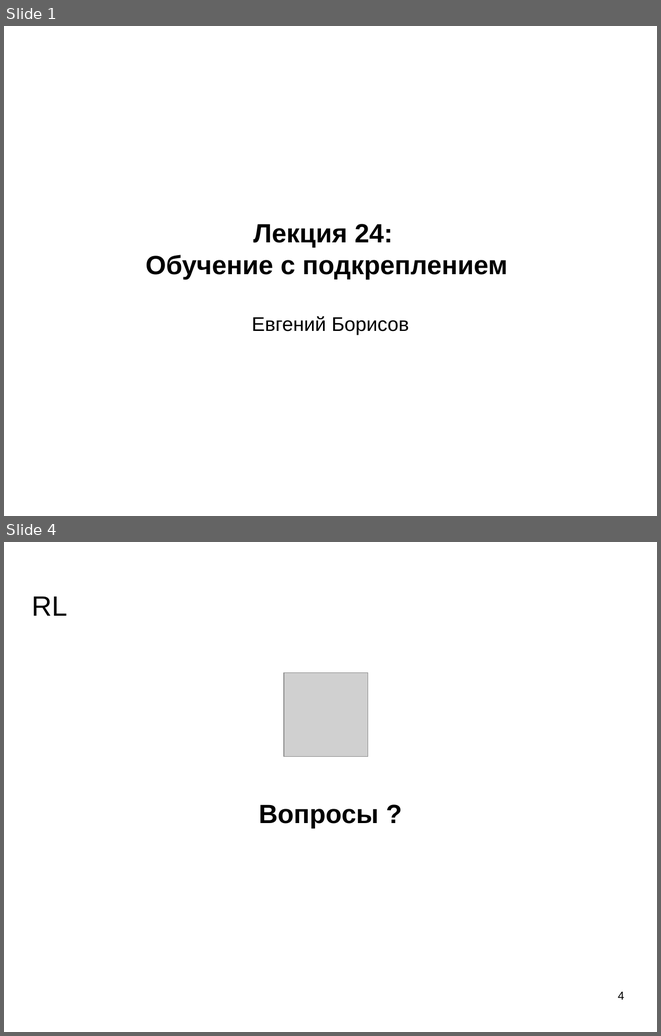
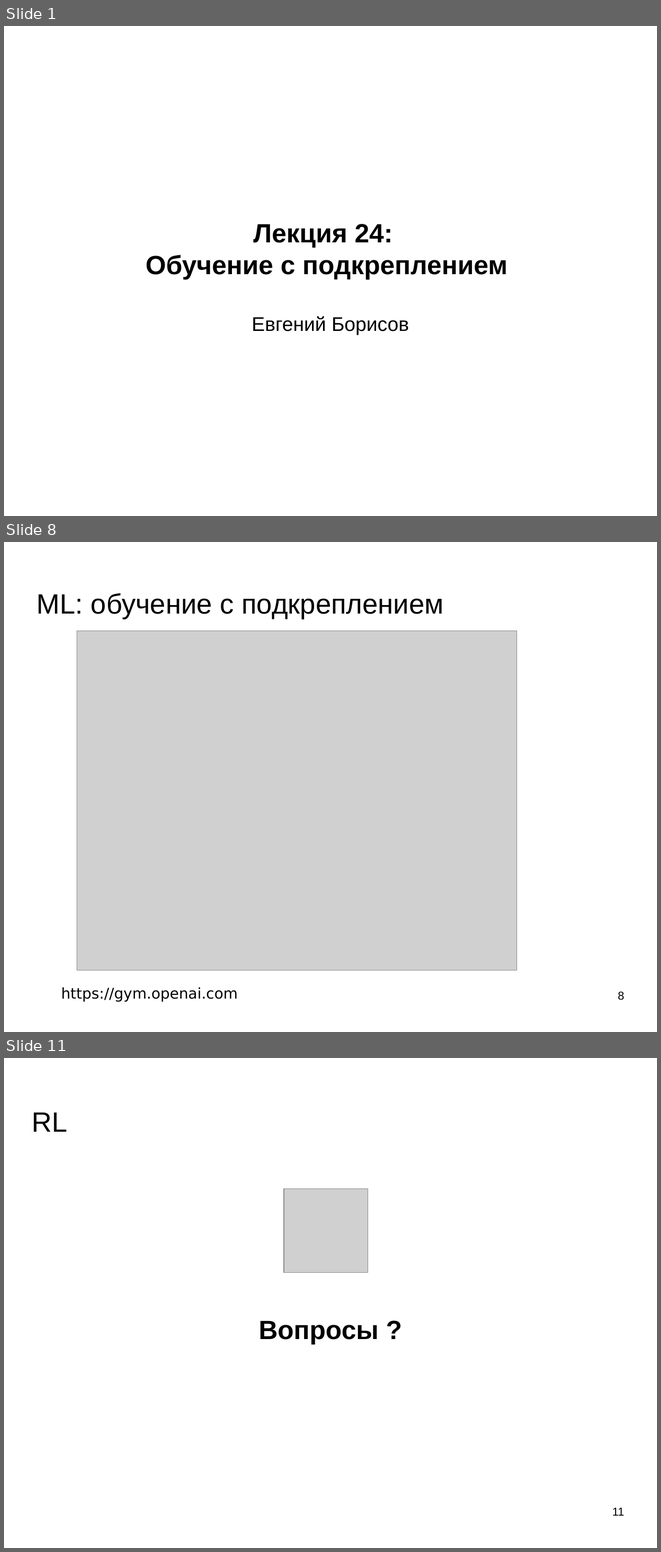
Before and after one commit to mechanoid5/ml_lectorium_legacy, a slide deck: 24-rl-dqn.odp. Shown one above the other, each under a label of ours: slides 1 and 4 before the commit, slides 1, 8 and 11 after it; the slides between them are not shown. The pictures are 661x1036 and 661x1552 pixels, drawn with LibreOffice and Linux fonts; fonts in the diff are those of the drawing; grey boxes stand for pictures; background and template pictures are left out. Boxes give left, top, right and bottom in pixels: in the first picture for what was removed or moved away, otherwise in the second. Text is boxed around its words. In the diff, an @@ line names an element or a change of style, - is before the commit and + after.

```diff
--- a/24-rl-dqn.odp
+++ b/24-rl-dqn.odp
@@ slide 8 added at bbox=[4, 542, 657, 1032], background picture (left out) @@
@@ title added at bbox=[37, 593, 443, 619], 33.9 pt, text #000000 @@
+ML: обучение с подкреплением
@@ picture added at bbox=[77, 631, 517, 970] @@
@@ text added at bbox=[61, 987, 238, 1001], 18 pt, text #000000 @@
+https://gym.openai.com
@@ page number added at bbox=[618, 991, 624, 1000], 14 pt, text #000000 @@
+8
@@ what was slide 4 is now slide 11 @@
@@ page number at bbox=[612, 1507, 625, 1515]: text changed @@
-4
+11
```
Also in this commit, not shown: 1 slide changed, 7 other slides added, 1 slide removed.
